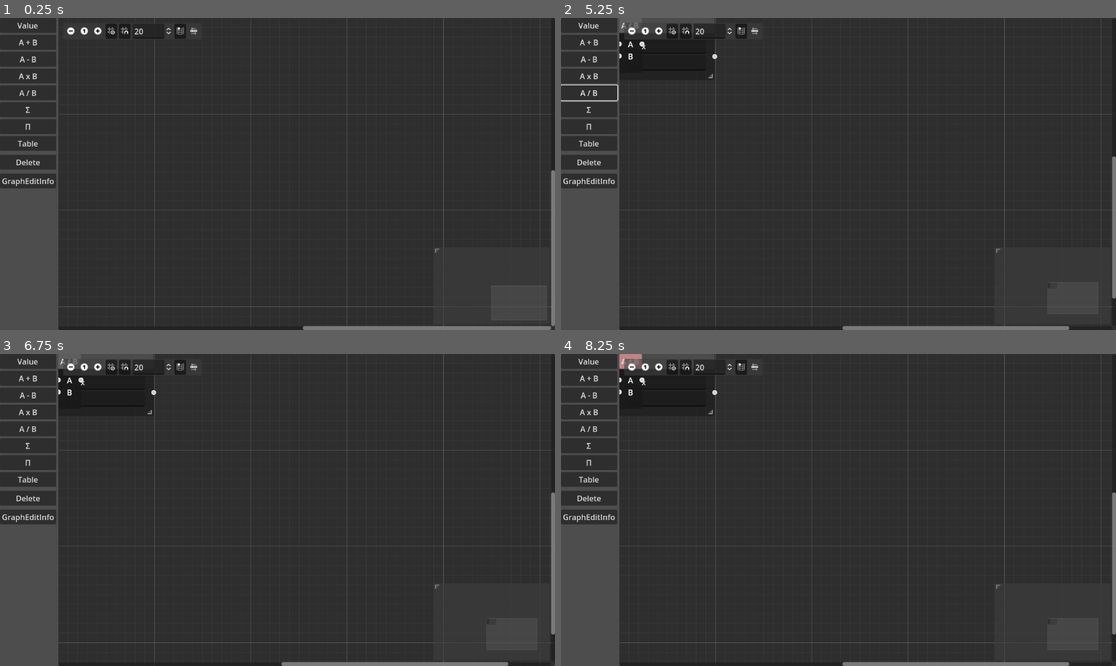
Above: before the commit, frames 1-4 (two rows, left to right).
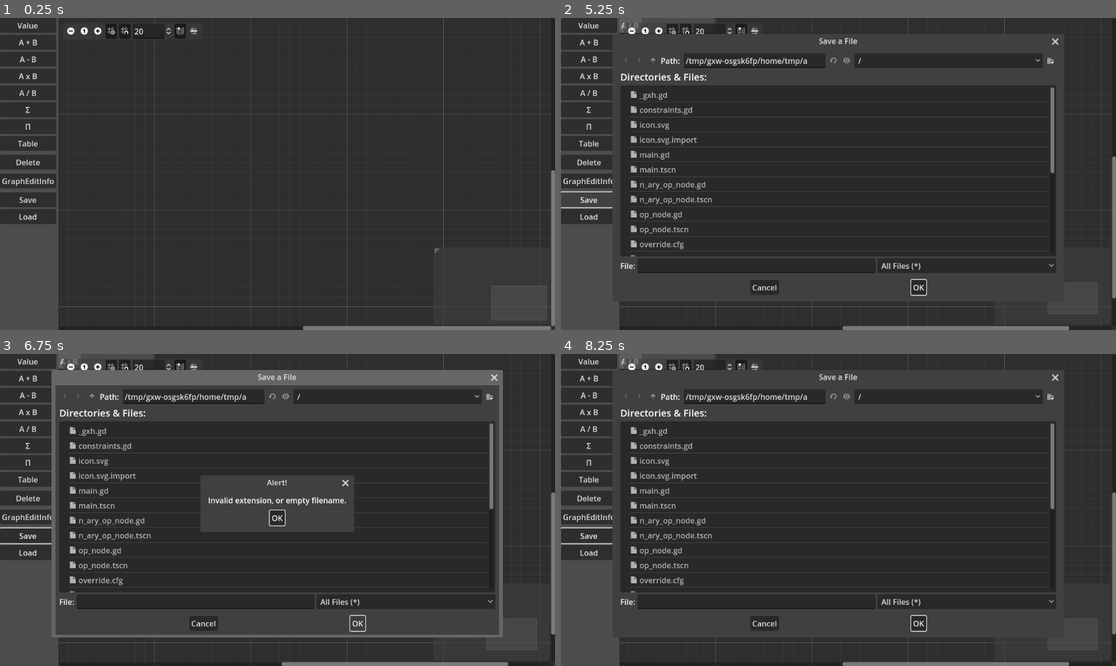
Above: after the commit, the same moments.

Repository: hrk4649/calc_node_editor
Game: Godot game, scene res://main.tscn
The game is run twice, just before and just after one commit, with the same random seed, the same clock (stepped at 60 frames per second) and the same inputs.
Inputs (mouse positions are in pixels of both pictures, inside the frame that each line leads up to):
- Up to frame 1 (0.25 s): no input
- Up to frame 2 (5.25 s): click "Value" at 0.5 s; click (666, 46) at 1.27 s; type "Alex" at 1.35 s; click (666, 61) at 1.5 s; type "12" at 1.58 s; click "A + B" at 2 s; click "A - B" at 2.75 s; click "A x B" at 3.5 s; click "A / B" at 4.25 s; click (588, 198) at 5 s, where only the run after the commit has a clickable "Save"
- Up to frame 3 (6.75 s): click (27, 553) at 5.75 s, where only the run after the commit has a clickable "Load"; click (355, 622) at 6.5 s, where only the run after the commit has a clickable "OK"
- Up to frame 4 (8.25 s): click (916, 622) at 7.25 s, where only the run after the commit has a clickable "OK"; click (638, 397) at 8.02 s

The runs differ from the first frame. In frame 1, 0.9% of the frame differs, in the area x 0-11%, y 55-66%; in frame 2, 5.3%; in frame 3, 11%, in the area x 0-91%, y 5-91%; in frame 4, 5.7%.

Commit message:
add file dialog

Diff:
--- a/godot4/main.gd
+++ b/godot4/main.gd
@@ -15,6 +15,7 @@
 const TABLE = Constraints.TABLE
 
 @onready var graphEdit = $HBoxContainer/GraphEdit
+@onready var fileDialog = $FileDialog
 
 var nodes = []
 
@@ -176,20 +177,104 @@
 				if child.node_type == VALUE:
 					child.set_value(node.value)
 
-func _on_change_name(id, node_name):
-	print("_on_change_name:%s, %s" % [id, node_name])
-	var node = find_node(id)
-	# set value if there is no input
-	node.name = node_name
-
-func _on_change_value(id, value):
-	print("_on_change_value:%s, %s" % [id, value])
-	var node = find_node(id)
-	# set value if there is no input
-	if node.input.size() == 0:
-		node.value = Utils.text_to_value(value)
-		calculate_nodes()
-		reflect_values()
+func save_file(path):
+	var file = FileAccess.open(path, FileAccess.WRITE)
+	var content = JSON.stringify(nodes)
+	file.store_string(content)
+
+func load_file(path):
+	var file = FileAccess.open(path, FileAccess.READ)
+	var content = file.get_as_text()
+	nodes = JSON.parse_string(content)
+	initNodeUIs()
+
+func initNodeUIs():
+	var children = graphEdit.get_children()
+	for child in children:
+		graphEdit.remove_child(child)
+	# create nodes
+	# create edges
+
+func create_value_node():
+	return {
+		"id": generate_id(),
+		"type": VALUE,
+		"name": null,
+		"value": null,
+		"input": [],
+		"output": []
+	}
+
+func create_add_op_node():
+	return {
+		"id": generate_id(),
+		"type": ADD,
+		"value": null,
+		"input": [null, null],
+		"output": []
+	}
+
+func create_sub_op_node():
+	return {
+		"id": generate_id(),
+		"type": SUB,
+		"value": null,
+		"input": [null, null],
+		"output": []
+	}
+
+func create_mul_op_node():
+	return {
+		"id": generate_id(),
+		"type": MUL,
+		"value": null,
+		"input": [null, null],
+		"output": []
+	}
+
+func create_div_op_node():
+	return {
+		"id": generate_id(),
+		"type": DIV,
+		"value": null,
+		"input": [null, null],
+		"output": []
+	}
+
+func create_value_node_ui(node):
+	var valueNode = ValueNode.instantiate()
+	valueNode.name = node.id
+	valueNode.connect("change_name", Callable(self, "_on_change_name"))
+	valueNode.connect("change_value", Callable(self, "_on_change_value"))
+	return valueNode
+
+func create_add_op_node_ui(node):
+	var opNode = OpNode.instantiate()
+	opNode.name = node.id
+	opNode.node_type = ADD
+	opNode.title = "A + B"
+	return opNode
+
+func create_sub_op_node_ui(node):
+	var opNode = OpNode.instantiate()
+	opNode.name = node.id
+	opNode.node_type = SUB
+	opNode.title = "A - B"
+	return opNode
+
+func create_mul_op_node_ui(node):
+	var opNode = OpNode.instantiate()
+	opNode.name = node.id
+	opNode.node_type = MUL
+	opNode.title = "A x B"
+	return opNode
+
+func create_div_op_node_ui(node):
+	var opNode = OpNode.instantiate()
+	opNode.name = node.id
+	opNode.node_type = DIV
+	opNode.title = "A / B"
+	return opNode
 
 func _on_change_table_row(id, row):
 	print("_on_change_table_row:%s, %s" % [id, row])
@@ -199,81 +284,33 @@
 	reflect_values()
 
 func _on_button_value_node_pressed():
-	var valueNode = ValueNode.instantiate()
-	valueNode.name = generate_id()
-	valueNode.connect("change_name", Callable(self, "_on_change_name"))
-	valueNode.connect("change_value", Callable(self, "_on_change_value"))
-	graphEdit.add_child(valueNode)
-	var node = {
-		"id": valueNode.name,
-		"type": VALUE,
-		"name": null,
-		"value": null,
-		"input": [],
-		"output": []
-	}
+	var node = create_value_node()
+	var node_ui = create_value_node_ui(node)
+	graphEdit.add_child(node_ui)
 	nodes.append(node)
 
 func _on_button_add_op_node_pressed():
-	var opNode = OpNode.instantiate()
-	opNode.name = generate_id()
-	opNode.node_type = ADD
-	opNode.title = "A + B"
-	graphEdit.add_child(opNode)
-	var node = {
-		"id": opNode.name,
-		"type": ADD,
-		"value": null,
-		"input": [null, null],
-		"output": []
-	}
-	nodes.append(node)
-
+	var node = create_add_op_node()
+	var node_ui = create_add_op_node_ui(node)
+	graphEdit.add_child(node_ui)
+	nodes.append(node)
 
 func _on_button_sub_op_node_pressed():
-	var opNode = OpNode.instantiate()
-	opNode.name = generate_id()
-	opNode.node_type = SUB
-	opNode.title = "A - B"
-	graphEdit.add_child(opNode)
-	var node = {
-		"id": opNode.name,
-		"type": SUB,
-		"value": null,
-		"input": [null, null],
-		"output": []
-	}
-	nodes.append(node)
-
+	var node = create_sub_op_node()
+	var node_ui = create_sub_op_node_ui(node)
+	graphEdit.add_child(node_ui)
+	nodes.append(node)
 
 func _on_button_mul_op_node_pressed():
-	var opNode = OpNode.instantiate()
-	opNode.name = generate_id()
-	opNode.node_type = MUL
-	opNode.title = "A x B"
-	graphEdit.add_child(opNode)
-	var node = {
-		"id": opNode.name,
-		"type": MUL,
-		"value": null,
-		"input": [null, null],
-		"output": []
-	}
+	var node = create_mul_op_node()
+	var node_ui = create_mul_op_node_ui(node)
+	graphEdit.add_child(node_ui)
 	nodes.append(node)
 
 func _on_button_div_op_node_pressed():
-	var opNode = OpNode.instantiate()
-	opNode.name = generate_id()
-	opNode.node_type = DIV
-	opNode.title = "A / B"
-	graphEdit.add_child(opNode)
-	var node = {
-		"id": opNode.name,
-		"type": DIV,
-		"value": null,
-		"input": [null, null],
-		"output": []
-	}
+	var node = create_div_op_node()
+	var node_ui = create_div_op_node_ui(node)
+	graphEdit.add_child(node_ui)
 	nodes.append(node)
 
 func _on_button_sum_op_node_pressed():
@@ -324,6 +361,21 @@
 	}
 	nodes.append(node)
 
+func _on_change_name(id, node_name):
+	print("_on_change_name:%s, %s" % [id, node_name])
+	var node = find_node(id)
+	# set value if there is no input
+	node.name = node_name
+
+func _on_change_value(id, value):
+	print("_on_change_value:%s, %s" % [id, value])
+	var node = find_node(id)
+	# set value if there is no input
+	if node.input.size() == 0:
+		node.value = Utils.text_to_value(value)
+		calculate_nodes()
+		reflect_values()
+
 func _on_button_delete_pressed():
 	for node in graphEdit.get_children():
 		var className = node.get_class()
@@ -397,3 +449,25 @@
 		print("node:%s" % node)
 #	for dict in graphEdit.get_connection_list():
 #		print("connection:%s" % [dict])
+
+func _on_button_save_pressed():
+	pass # Replace with function body.
+	fileDialog.file_mode = FileDialog.FileMode.FILE_MODE_SAVE_FILE
+	fileDialog.size = self.size * 0.8
+	fileDialog.position = self.size * 0.5 - fileDialog.size * 0.5
+	fileDialog.show()
+
+func _on_button_load_pressed():
+	pass # Replace with function body.
+	fileDialog.file_mode = FileDialog.FileMode.FILE_MODE_OPEN_FILE
+	fileDialog.size = self.size * 0.8
+	fileDialog.position = self.size * 0.5 - fileDialog.size * 0.5
+	fileDialog.show()
+
+func _on_file_dialog_file_selected(path):
+	print("_on_file_dialog_file_selected:%s" % path)
+	match fileDialog.file_mode:
+		FileDialog.FileMode.FILE_MODE_SAVE_FILE:
+			save_file(path)
+		FileDialog.FileMode.FILE_MODE_OPEN_FILE:
+			load_file(path)
--- a/godot4/main.tscn
+++ b/godot4/main.tscn
@@ -68,10 +68,27 @@
 layout_mode = 2
 text = "GraphEditInfo"
 
+[node name="MarginContainer3" type="MarginContainer" parent="HBoxContainer/VBoxContainer"]
+layout_mode = 2
+
+[node name="ButtonSave" type="Button" parent="HBoxContainer/VBoxContainer"]
+layout_mode = 2
+text = "Save
+"
+
+[node name="ButtonLoad" type="Button" parent="HBoxContainer/VBoxContainer"]
+layout_mode = 2
+text = "Load
+"
+
 [node name="GraphEdit" type="GraphEdit" parent="HBoxContainer"]
 layout_mode = 2
 size_flags_horizontal = 3
 right_disconnects = true
+
+[node name="FileDialog" type="FileDialog" parent="."]
+size = Vector2i(392, 162)
+access = 2
 
 [connection signal="pressed" from="HBoxContainer/VBoxContainer/ButtonValueNode" to="." method="_on_button_value_node_pressed"]
 [connection signal="pressed" from="HBoxContainer/VBoxContainer/ButtonAddOpNode" to="." method="_on_button_add_op_node_pressed"]
@@ -83,5 +100,8 @@
 [connection signal="pressed" from="HBoxContainer/VBoxContainer/ButtonTableNode" to="." method="_on_button_table_node_pressed"]
 [connection signal="pressed" from="HBoxContainer/VBoxContainer/ButtonDelete" to="." method="_on_button_delete_pressed"]
 [connection signal="pressed" from="HBoxContainer/VBoxContainer/ButtonList" to="." method="_on_button_list_pressed"]
+[connection signal="pressed" from="HBoxContainer/VBoxContainer/ButtonSave" to="." method="_on_button_save_pressed"]
+[connection signal="pressed" from="HBoxContainer/VBoxContainer/ButtonLoad" to="." method="_on_button_load_pressed"]
 [connection signal="connection_request" from="HBoxContainer/GraphEdit" to="." method="_on_graph_edit_connection_request"]
 [connection signal="disconnection_request" from="HBoxContainer/GraphEdit" to="." method="_on_graph_edit_disconnection_request"]
+[connection signal="file_selected" from="FileDialog" to="." method="_on_file_dialog_file_selected"]
